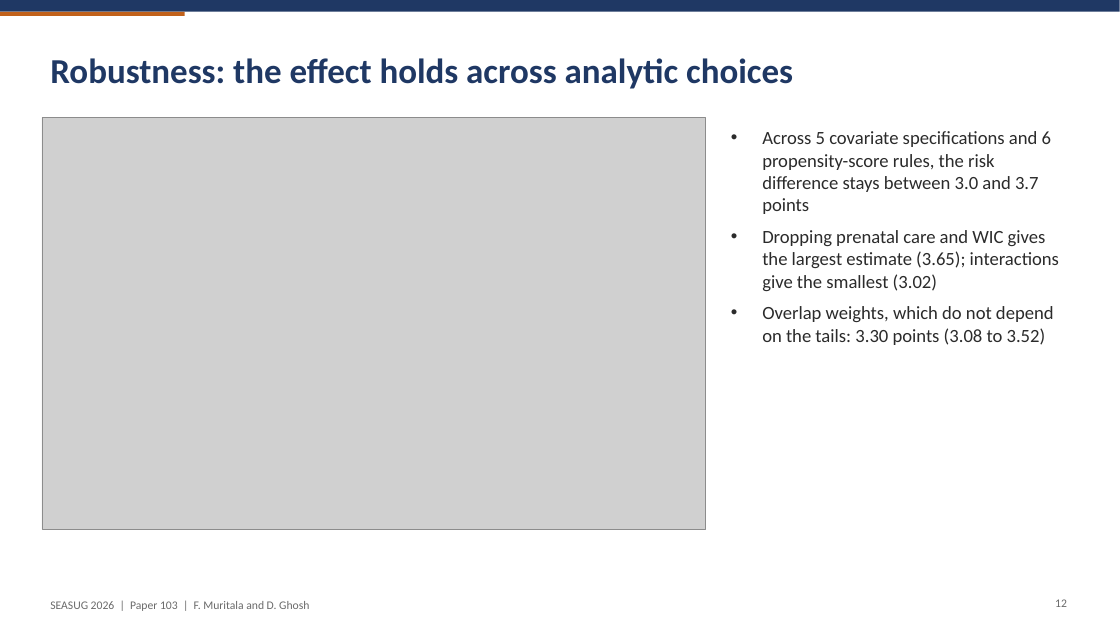
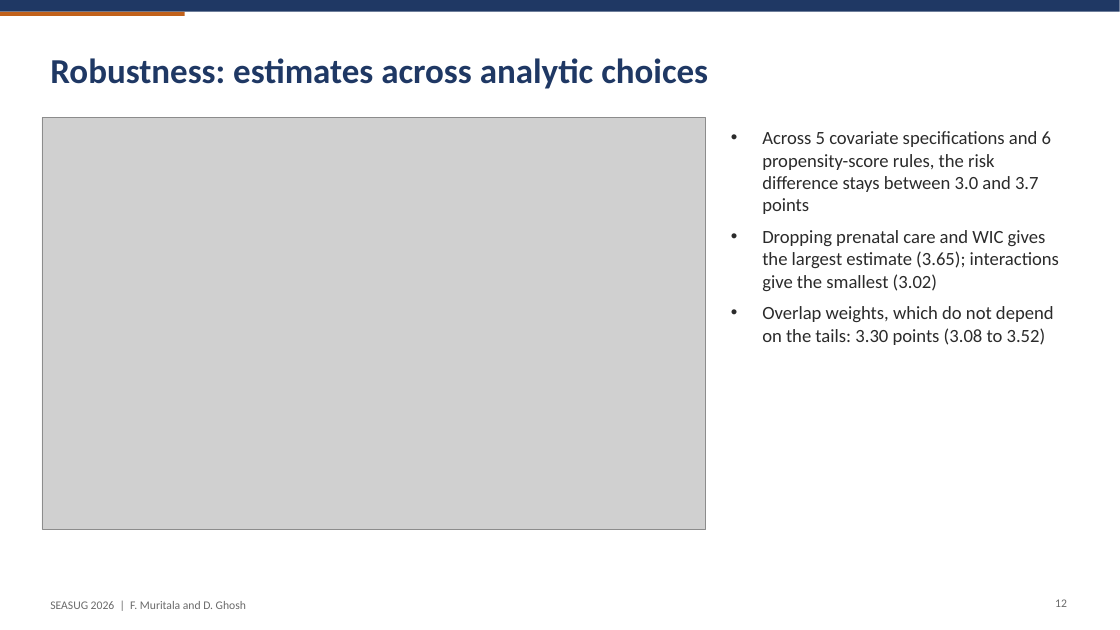
Before and after one commit to fmurital/Causal-Inference-, a slide deck: slide 12 of slides/SEASUG2026_Slides_Muritala_Ghosh.pptx. Drawn at 1120x630 pixels with LibreOffice and Linux fonts; fonts in the diff are those of the drawing; grey boxes stand for pictures. Boxes give left, top, right and bottom in pixels: in the first picture for what was removed or moved away, otherwise in the second. Text is boxed around its words. In the diff, an @@ line names an element or a change of style, - is before the commit and + after.

Commit message:
Final SEASUG 2026 materials: impersonal paper typeset in LaTeX, updated slides, README and figure fix

```diff
--- a/slides/SEASUG2026_Slides_Muritala_Ghosh.pptx
+++ b/slides/SEASUG2026_Slides_Muritala_Ghosh.pptx
@@ title at (50,58,708,89): text changed @@
-Robustness: the effect holds across analytic choices
+Robustness: estimates across analytic choices
@@ text at (50,601,246,609): text changed @@
-SEASUG 2026 | Paper 103 | F. Muritala and D. Ghosh
+SEASUG 2026 | F. Muritala and D. Ghosh
```
Also in this commit, not shown: 14 other slides changed, 15 other files.
